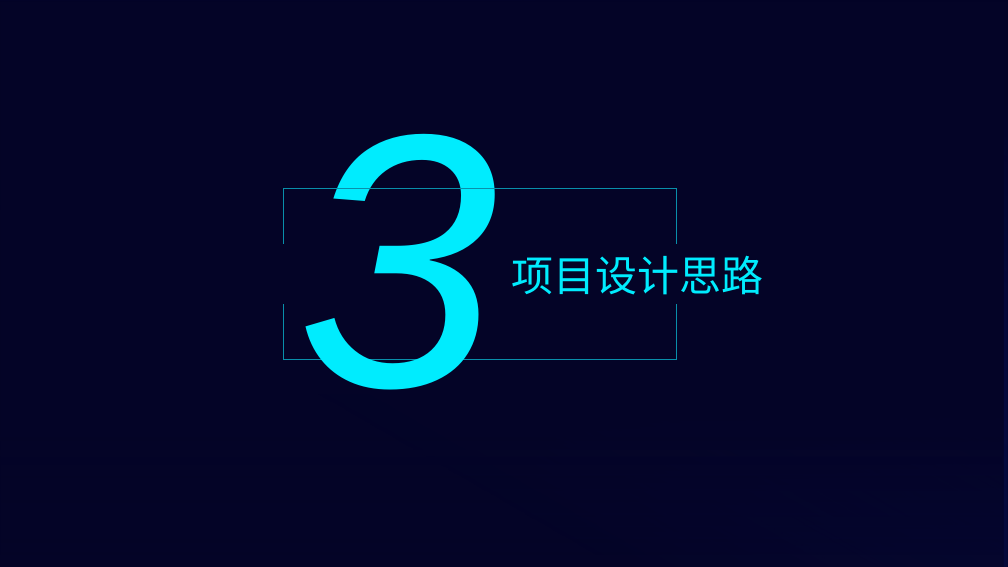
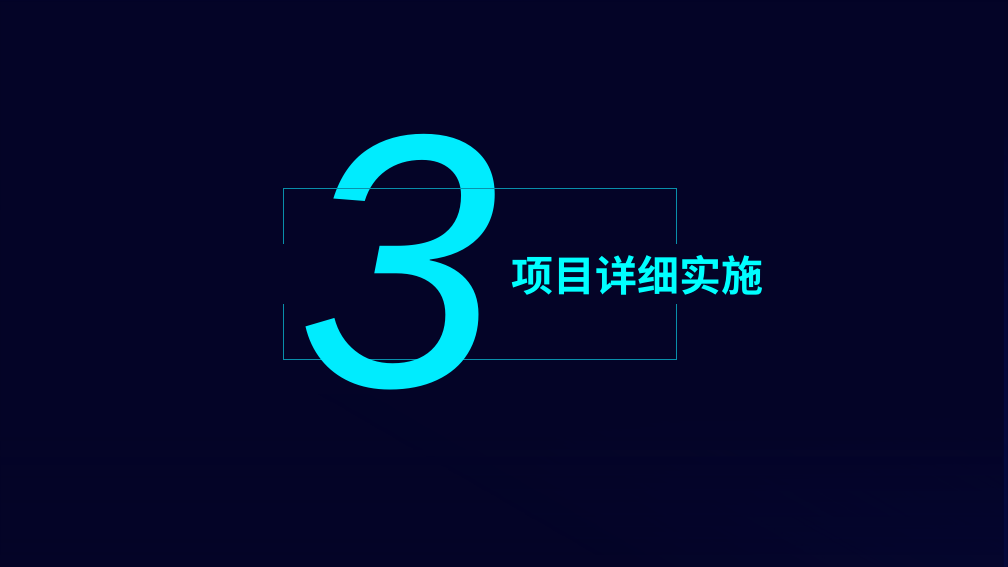
Before and after one commit to lioming/bigdat_exe, a slide deck: slide 7 of 五天天气查询项目答辩_李明珍_6组.pptx. Drawn at 1008x567 pixels with LibreOffice and Linux fonts; fonts in the diff are those of the drawing; background and template pictures are left out. Boxes give left, top, right and bottom in pixels: in the first picture for what was removed or moved away, otherwise in the second. Text is boxed around its words. In the diff, an @@ line names an element or a change of style, - is before the commit and + after.

```diff
--- a/五天天气查询项目答辩_李明珍_6组.pptx
+++ b/五天天气查询项目答辩_李明珍_6组.pptx
@@ text at <box>511,255,763,295</box>: text changed; font Noto Sans CJK SC to Cabin; text colour #00ECFE to #00FFFF; bold on @@
-项目设计思路
+项目详细实施
```
Also in this commit, not shown: 6 other slides changed, 4 slides added, 2 slides removed.
